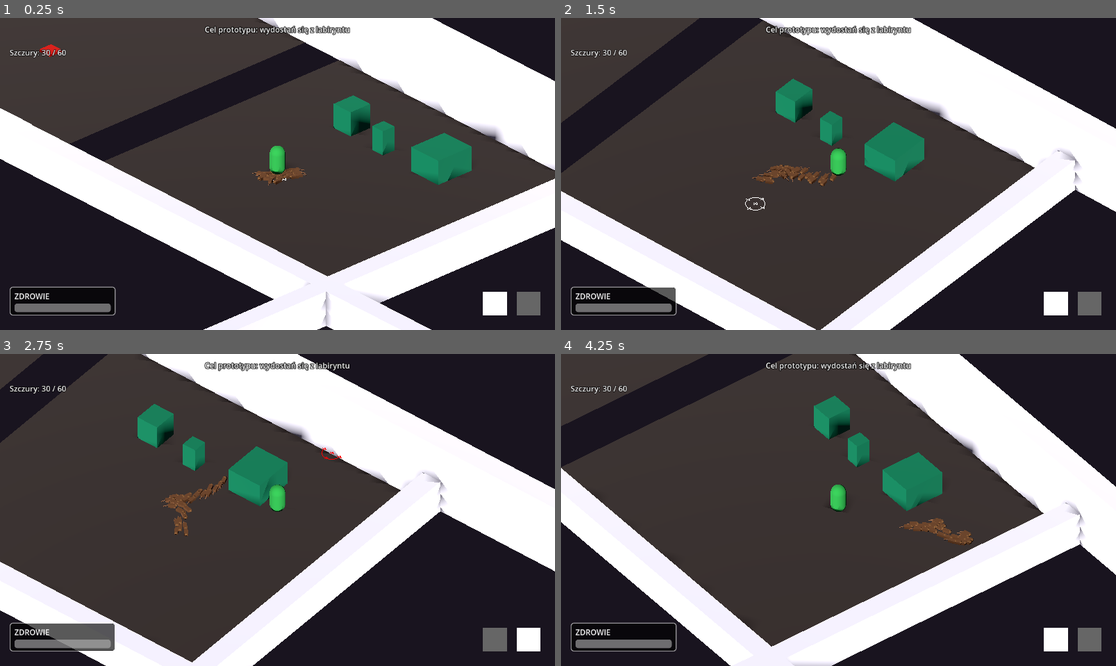
Above: before the commit, frames 1-4 (two rows, left to right).
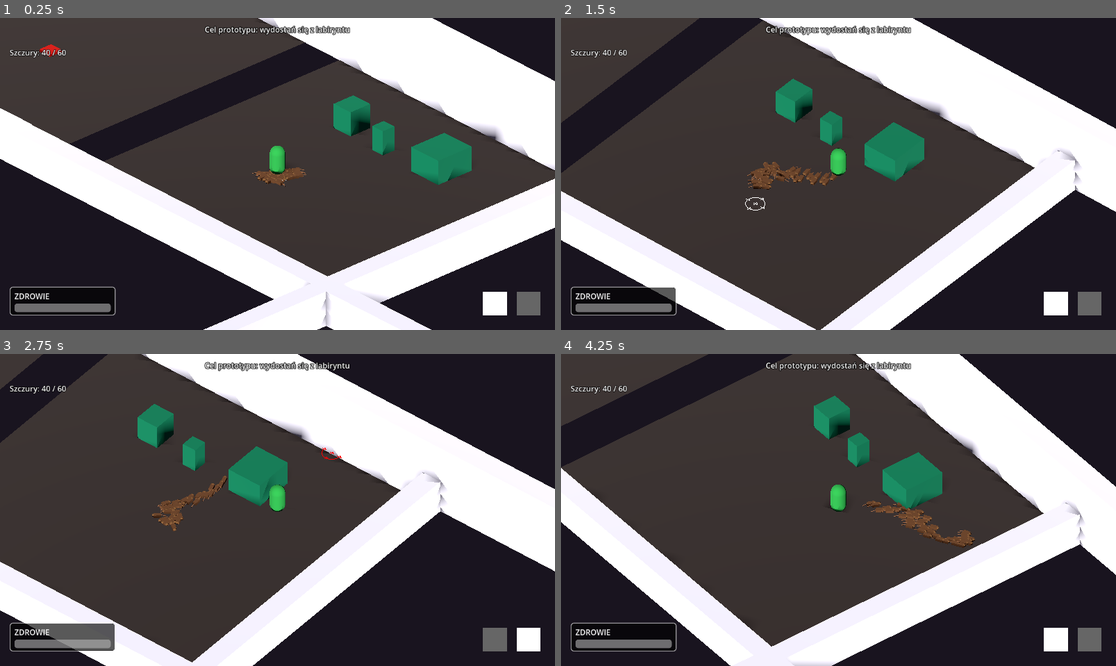
Above: after the commit, the same moments.

Repository: VirtuaIL/ZTGK-Prototyp
Game: Godot game, scene res://scenes/main.tscn
The game is run twice, just before and just after one commit, with the same random seed, the same clock (stepped at 60 frames per second) and the same inputs.
Inputs (mouse positions are in pixels of both pictures, inside the frame that each line leads up to):
- Up to frame 1 (0.25 s): no input
- Up to frame 2 (1.5 s): tap Enter at 0.5 s; move the mouse to (960, 158) at 0.52 s; hold D (move_right) 0.53-1.25 s; hold Space (recall_rats) 0.53-1.25 s; click (960, 158) at 0.67 s; drag from (727, 189) to (810, 236) at 1.27 s
- Up to frame 3 (2.75 s): move the mouse to (333, 441) at 2.02 s; hold D (move_right) from 2.03 s (still down); hold Ctrl from 2.03 s (still down); click (333, 441) at 2.17 s; tap Space (recall_rats) at 2.3 s
- Up to frame 4 (4.25 s): release D (move_right) at 2.75 s; release Ctrl at 2.75 s; drag from (810, 572) to (672, 463) at 2.77 s; move the mouse to (1005, 556) at 3.52 s; hold A (move_left) from 3.53 s (still down); hold Space (recall_rats) from 3.53 s (still down); click (1005, 556) at 3.67 s

The runs differ from the first frame. In frame 1, less than 0.1% of the frame differs, in the area x 7-56%, y 10-55%; in frame 2, 0.5%; in frame 3, 0.6%; in frame 4, 0.7%, in the area x 7-75%, y 10-63%.

Commit message:
adding corner avoidance for rats

Diff:
--- a/scenes/main.tscn
+++ b/scenes/main.tscn
@@ -52,7 +52,7 @@
 size = Vector3(40.726654, 0.001, 21.083008)
 
 [sub_resource type="BoxShape3D" id="BoxShape3D_gqmmt"]
-size = Vector3(34.497925, 0.001, 30.159119)
+size = Vector3(26.937439, 0.001, 30.159119)
 
 [sub_resource type="BoxShape3D" id="BoxShape3D_yc10j"]
 size = Vector3(36.53528, 0.001, 32.270782)
@@ -203,7 +203,7 @@
 mesh = SubResource("PlaneMesh_1")
 
 [node name="MeshInstance3D2" type="MeshInstance3D" parent="Floor" unique_id=1106394961]
-transform = Transform3D(0.9, 0, 0, 0, 1, 0, 0, 0, 0.7, -46.156914, 0, -36.741173)
+transform = Transform3D(0.7, 0, 0, 0, 1, 0, 0, 0, 0.8, -42.592194, 0, -36.744102)
 mesh = SubResource("PlaneMesh_1")
 
 [node name="MeshInstance3D4" type="MeshInstance3D" parent="Floor" unique_id=1861182484]
@@ -251,7 +251,7 @@
 shape = SubResource("BoxShape3D_0ld40")
 
 [node name="CollisionShape3D3" type="CollisionShape3D" parent="Floor" unique_id=1284429485]
-transform = Transform3D(1, 0, 0, 0, 1, 0, 0, 0, 1, -46.669563, 0, -35.677406)
+transform = Transform3D(1, 0, 0, 0, 1, 0, 0, 0, 1, -42.88932, 0, -35.677406)
 shape = SubResource("BoxShape3D_gqmmt")
 
 [node name="CollisionShape3D4" type="CollisionShape3D" parent="Floor" unique_id=26804051]
@@ -299,7 +299,7 @@
 transform = Transform3D(-4.1361946e-07, 0, -1.4528499, 0, 1.4941561, 0, 9.462509, 0, -6.350608e-08, -35.869446, 0, 59.83957)
 
 [node name="door17" parent="walls" unique_id=918466331 instance=ExtResource("11_ya4ey")]
-transform = Transform3D(-2.84124e-07, 0, -1.453, 0, 1.494, 0, 6.5, 0, -6.3512644e-08, -35.869446, 0, 23.412117)
+transform = Transform3D(-2.84124e-07, 0, -1.453, 0, 1.494, 0, 6.5, 0, -6.3512644e-08, -27.353321, 0, 20.866768)
 
 [node name="door31" parent="walls" unique_id=1696693209 instance=ExtResource("11_ya4ey")]
 transform = Transform3D(-2.6226832e-07, 0, -1, 0, 0.7, 0, 6, 0, -4.371139e-08, -0.21899986, 0, 22.105312)
@@ -347,7 +347,7 @@
 transform = Transform3D(9.355, 0, 0, 0, 0.7, 0, 0, 0, 1.453, 25.451494, 0, 57.19747)
 
 [node name="door8" parent="walls" unique_id=253644950 instance=ExtResource("11_ya4ey")]
-transform = Transform3D(2.8065398, 0, 0, 0, 1.4941561, 0, 0, 0, 1.45285, -28.944363, 0, 27.268223)
+transform = Transform3D(2.8065398, 0, 0, 0, 1.4941561, 0, 0, 0, 1.45285, -26.332115, 0, 27.268223)
 
 [node name="door7" parent="walls" unique_id=2034586810 instance=ExtResource("11_ya4ey")]
 transform = Transform3D(6, 0, 0, 0, 1.494, 0, 0, 0, 1.453, 9.608953, 0, 8.613056)
@@ -361,14 +361,20 @@
 [node name="door41" parent="walls" unique_id=1743807453 instance=ExtResource("11_ya4ey")]
 transform = Transform3D(-6.119594e-08, 0, 1.453, 0, 0.7, 0, -1.4, 0, -6.3512644e-08, -14.934959, 0, -33.944527)
 
+[node name="door43" parent="walls" unique_id=452628137 instance=ExtResource("11_ya4ey")]
+transform = Transform3D(2.6, 0, 0, 0, 0.7, 0, 0, 0, 1.453, -20.949802, 0, -26.444588)
+
+[node name="door42" parent="walls" unique_id=1011749687 instance=ExtResource("11_ya4ey")]
+transform = Transform3D(0.7, 0, 0, 0, 0.7, 0, 0, 0, 1.453, -12.9520035, 0, -31.217255)
+
 [node name="door39" parent="walls" unique_id=756304063 instance=ExtResource("11_ya4ey")]
 transform = Transform3D(-6.119594e-08, 0, 1.453, 0, 0.7, 0, -1.4, 0, -6.3512644e-08, -13.991795, 0, -51.76483)
 
 [node name="door12" parent="walls" unique_id=1244541262 instance=ExtResource("11_ya4ey")]
-transform = Transform3D(12.639169, 0, 0, 0, 1.4941561, 0, 0, 0, 1.45285, 7.946554, 0, -37.941315)
+transform = Transform3D(8, 0, 0, 0, 1.494, 0, 0, 0, 1.453, -3.2669182, 0, -37.941315)
 
 [node name="door11" parent="walls" unique_id=1970893665 instance=ExtResource("11_ya4ey")]
-transform = Transform3D(9.355132, 0, 0, 0, 1.4941561, 0, 0, 0, 1.45285, -49.786736, 0, -37.941315)
+transform = Transform3D(2, 0, 0, 0, 1.494, 0, 0, 0, 1.453, -30.848225, 0, -37.941315)
 
 [node name="door16" parent="walls" unique_id=315846379 instance=ExtResource("11_ya4ey")]
 transform = Transform3D(1, 0, 0, 0, 0.7, 0, 0, 0, 1.453, -16.998837, 0, -54.673607)
@@ -428,7 +434,7 @@
 transform = Transform3D(1.6, 0, 0, 0, 1, 0, 0, 0, 1.7, -6.516176, -3.8146973e-06, -20.608696)
 
 [node name="box5" parent="boxes" unique_id=647181557 instance=ExtResource("8_tipki")]
-transform = Transform3D(2.5600002, 0, 0, 0, 1, 0, 0, 0, 2.89, -26.60019, 0.5737071, -46.37191)
+transform = Transform3D(2.5600002, 0, 0, 0, 1, 0, 0, 0, 2.89, -31.672718, 0.5737071, -40.191273)
 
 [node name="box6" parent="boxes" unique_id=497394248 instance=ExtResource("8_tipki")]
 transform = Transform3D(2.5600002, 0, 0, 0, 1, 0, 0, 0, 2.89, 0.042524338, 0.040887594, -20.816713)
@@ -490,7 +496,7 @@
 transform = Transform3D(1, 0, 0, 0, 1, 0, 0, 0, 1, -4.6856575, 0, 4.606353)
 
 [node name="button2" parent="buttons" unique_id=557643948 instance=ExtResource("10_choun")]
-transform = Transform3D(1, 0, 0, 0, 1, 0, 0, 0, 1, -33.138073, 0, -29.704334)
+transform = Transform3D(1, 0, 0, 0, 1, 0, 0, 0, 1, -14.164162, 0, -31.39278)
 doorId = 1
 
 [node name="WallButton" parent="buttons" unique_id=1060861240 instance=ExtResource("14_a8y0u")]
@@ -531,10 +537,10 @@
 [node name="RedirectionBox" parent="lasers" unique_id=637600661 instance=ExtResource("16_jbj1t")]
 
 [node name="turret" parent="lasers" unique_id=2011209879 instance=ExtResource("12_eb6dy")]
-transform = Transform3D(1, 0, 0, 0, 1, 0, 0, 0, 1, -20.22567, 4.7683716e-06, 27.859222)
+transform = Transform3D(1, 0, 0, 0, 1, 0, 0, 0, 1, -17.56041, 4.7683716e-06, 24.20433)
 
 [node name="hitscan_turret" parent="lasers" unique_id=345769400 instance=ExtResource("13_trceg")]
-transform = Transform3D(1, 0, 0, 0, 1, 0, 0, 0, 1, -25.816986, 1, 74.91194)
+transform = Transform3D(1, 0, 0, 0, 1, 0, 0, 0, 1, -17.902222, 1, 73.075165)
 attack_range = 40.0
 
 [node name="hitscan_turret2" parent="lasers" unique_id=1962595491 instance=ExtResource("13_trceg")]
--- a/scripts/rat.gd
+++ b/scripts/rat.gd
@@ -15,6 +15,11 @@
 @export var separation_dist:  float = 0.5
 @export var separation_force: float = 12.0
 @export var max_speed:        float = 20.0
+@export var edge_avoidance_enabled: bool = true
+@export var edge_probe_distance: float = 0.45
+@export var edge_max_drop: float = 0.6
+@export var release_boost_speed: float = 7.5
+@export var release_boost_up: float = 8.0
 
 var state: State = State.FOLLOW
 var player: Node3D = null
@@ -96,8 +101,10 @@
 
 	# Gravity and fall-recovery are skipped for anchored rats (near build target)
 	# so they can float as bridge pieces
-	if is_anchored:
+	if is_anchored or state == State.TRAVEL_TO_BUILD or state == State.WAITING_FOR_FORMATION:
 		velocity.y = 0.0
+		if state == State.TRAVEL_TO_BUILD:
+			global_position.y = build_target.y
 	else:
 		# Gravity — applied every frame, preserved across all states
 		if not is_on_floor():
@@ -163,6 +170,11 @@
 	# Preserve gravity-driven vertical velocity, add spring horizontal
 	velocity.x = _spring_velocity.x
 	velocity.z = _spring_velocity.z
+	if _should_block_edge(Vector2(velocity.x, velocity.z)):
+		velocity.x = 0.0
+		velocity.z = 0.0
+		_spring_velocity.x = 0.0
+		_spring_velocity.z = 0.0
 	move_and_slide()
 	# Sync spring velocity with collision response (horizontal only)
 	_spring_velocity.x = velocity.x
@@ -198,6 +210,9 @@
 	var lerp_vel: Vector3 = (new_pos - current) / max(delta, 0.001)
 	velocity.x = lerp_vel.x
 	velocity.z = lerp_vel.z
+	if _should_block_edge(Vector2(velocity.x, velocity.z)):
+		velocity.x = 0.0
+		velocity.z = 0.0
 
 	var forward_dir := Vector3(-sin(orbit_angle), 0.0, cos(orbit_angle))
 	var target_angle := atan2(forward_dir.x, forward_dir.z)
@@ -233,6 +248,9 @@
 
 	velocity.x = wave_direction.x * wave_speed
 	velocity.z = wave_direction.z * wave_speed
+	if _should_block_edge(Vector2(velocity.x, velocity.z)):
+		velocity.x = 0.0
+		velocity.z = 0.0
 	move_and_slide()
 
 	var target_angle := atan2(wave_direction.x, wave_direction.z)
@@ -291,13 +309,22 @@
 		_travel_timer = 0.0
 
 
-func release_rat() -> void:
+func release_rat(with_boost: bool = false) -> void:
 	if state == State.STATIC or state == State.TRAVEL_TO_BUILD or state == State.WAITING_FOR_FORMATION:
 		state = State.FOLLOW
 		is_anchored = false
 		is_carrier = false
 		_spring_velocity = Vector3.ZERO
-		velocity.y = 5.0
+		if with_boost and player != null:
+			var to_player := player.global_position - global_position
+			to_player.y = 0.0
+			if to_player.length() > 0.001:
+				var dir := to_player.normalized()
+				velocity.x = dir.x * release_boost_speed
+				velocity.z = dir.z * release_boost_speed
+			velocity.y = release_boost_up
+		else:
+			velocity.y = 5.0
 		_travel_timer = 0.0
 		# Lose solidity
 		set_collision_layer_value(1, false)
@@ -427,3 +454,34 @@
 
 func set_wall_collision(enabled: bool) -> void:
 	set_collision_mask_value(4, enabled)
+
+
+func _should_block_edge(hvel: Vector2) -> bool:
+	if not edge_avoidance_enabled:
+		return false
+	if is_anchored:
+		return false
+	if state == State.TRAVEL_TO_BUILD or state == State.WAITING_FOR_FORMATION or state == State.STATIC:
+		return false
+	if hvel.length() < 0.01:
+		return false
+
+	var forward := Vector3(hvel.x, 0.0, hvel.y).normalized()
+	var probe_pos := global_position + forward * edge_probe_distance
+	return not _has_floor_near(probe_pos, edge_max_drop)
+
+
+func _has_floor_near(pos: Vector3, max_drop: float) -> bool:
+	var world := get_world_3d()
+	if world == null:
+		return true
+	var ss := world.direct_space_state
+	var origin := pos + Vector3.UP * 0.3
+	var end := pos + Vector3.DOWN * (max_drop + 0.8)
+	var query := PhysicsRayQueryParameters3D.create(origin, end)
+	query.collision_mask = 1 # Floor
+	query.exclude = [self]
+	var hit := ss.intersect_ray(query)
+	if not hit:
+		return false
+	return hit.position.y >= global_position.y - max_drop
--- a/scripts/rat_manager.gd
+++ b/scripts/rat_manager.gd
@@ -16,18 +16,20 @@
 var wave_pending: bool = false
 
 @export var rat_scene: PackedScene = preload("res://scenes/rat.tscn")
-@export var min_cap: int = 30
+@export var min_cap: int = 40
 @export var max_cap: int = 60
 @export var start_with_min: bool = true
 @export var spawn_radius_min: float = 0.8
 @export var spawn_radius_max: float = 2.2
 @export var auto_respawn_if_empty: bool = true
-@export var rat_spawn_bonus_amount: int = 5
+@export var rat_spawn_bonus_amount: int = 10
 @export var rat_spawn_bonus_radius: float = 2.5
 @export var rat_spawn_one_shot: bool = true
+@export var min_cap_respawn_cooldown: float = 0.75
 
 var _player: CharacterBody3D = null
 var _empty_respawn_triggered: bool = false
+var _min_respawn_cooldown: float = 0.0
 var _rat_spawn_used: Dictionary = {}
 
 var mode: int = 0: # 0 = COMBAT, 1 = BUILD
@@ -332,16 +334,18 @@
 
 
 func _check_empty_respawn() -> void:
-	if not auto_respawn_if_empty:
-		return
 	var active := get_active_rat_count()
-	if active == 0:
+	if auto_respawn_if_empty and active == 0:
 		if _empty_respawn_triggered:
 			return
 		_empty_respawn_triggered = true
 		_respawn_min_cap_near_player()
 	else:
 		_empty_respawn_triggered = false
+
+	if active < min_cap and _min_respawn_cooldown <= 0.0:
+		_respawn_min_cap_near_player()
+		_min_respawn_cooldown = max(0.05, min_cap_respawn_cooldown)
 
 
 func _respawn_min_cap_near_player() -> void:
@@ -408,6 +412,9 @@
 
 
 func _process(delta: float) -> void:
+	if _min_respawn_cooldown > 0.0:
+		_min_respawn_cooldown = max(0.0, _min_respawn_cooldown - delta)
+	_update_edge_avoidance()
 	if orbit_active:
 		orbit_timer -= delta
 		if orbit_timer <= 0.0:
@@ -470,6 +477,16 @@
 	_update_cursor_preview()
 	_check_empty_respawn()
 	_check_rat_spawn_bonus()
+
+
+func _update_edge_avoidance() -> void:
+	var enabled := true
+	if mode == 1 and (mouse_is_down_left or is_dragging_left):
+		enabled = false
+	for rat in rats:
+		var r := rat as Rat
+		if r:
+			r.edge_avoidance_enabled = enabled
 
 
 # ── COMBAT: arc/stream follow ──────────────────────────────────────────────────
@@ -695,7 +712,7 @@
 func _cancel_active_build_orders() -> void:
 	for rat in rats:
 		if rat.state == rat.State.TRAVEL_TO_BUILD or rat.state == rat.State.WAITING_FOR_FORMATION:
-			rat.release_rat()
+			rat.release_rat(true)
 
 
 # ── Mouse → world raycast ─────────────────────────────────────────────────────
@@ -1045,7 +1062,7 @@
 		child.queue_free()
 
 	for rat in rats:
-		rat.release_rat()
+		rat.release_rat(true)
 	# Reset drawing state
 	mouse_is_down_left = false
 	is_dragging_left = false
@@ -1596,14 +1613,11 @@
 	obj.set("carrier_available_max", count)
 	obj.set("carrier_brush_desired", desired_carriers)
 
-	# Pick random rats from the available pool
-	available_rats.shuffle()
-
 	for i in range(needed):
 		var angle := (TAU / needed) * i
 		var local_offset := Vector3(cos(angle) * ring_radius, 0.0, sin(angle) * ring_radius)
 		var world_pos := _carrier_offset_world_pos(obj.global_transform, local_offset)
-		var r: CharacterBody3D = available_rats[i] # already shuffled
+		var r: CharacterBody3D = available_rats[i] # already sorted by proximity
 
 		r.state = r.State.FOLLOW
 		r.is_following_player = false
